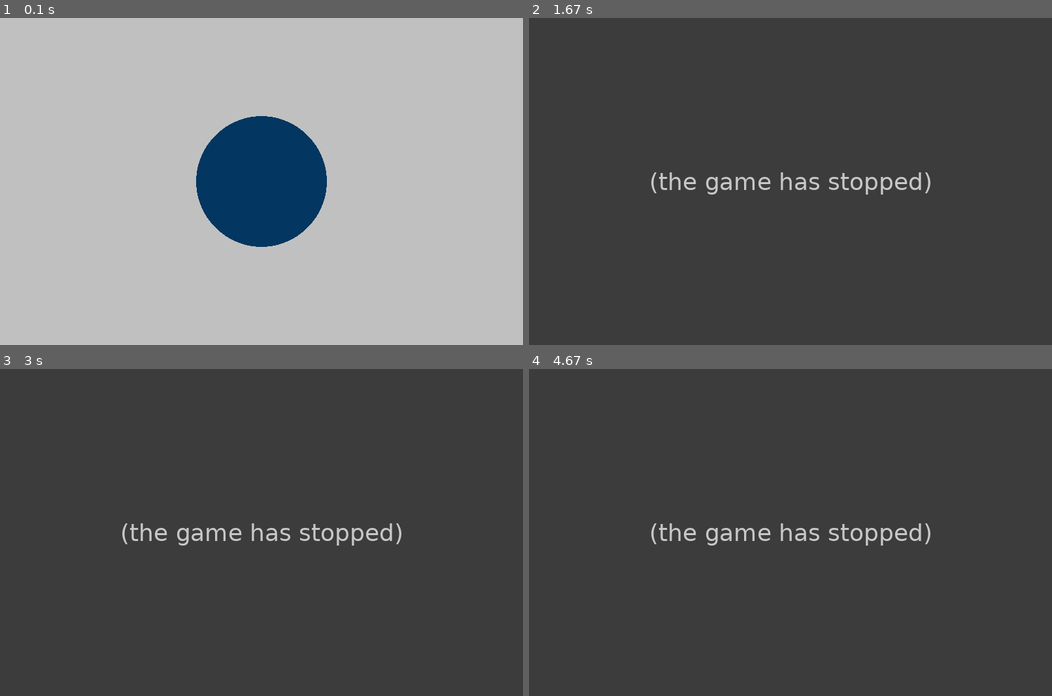
Above: before the commit, frames 1-4 (two rows, left to right).
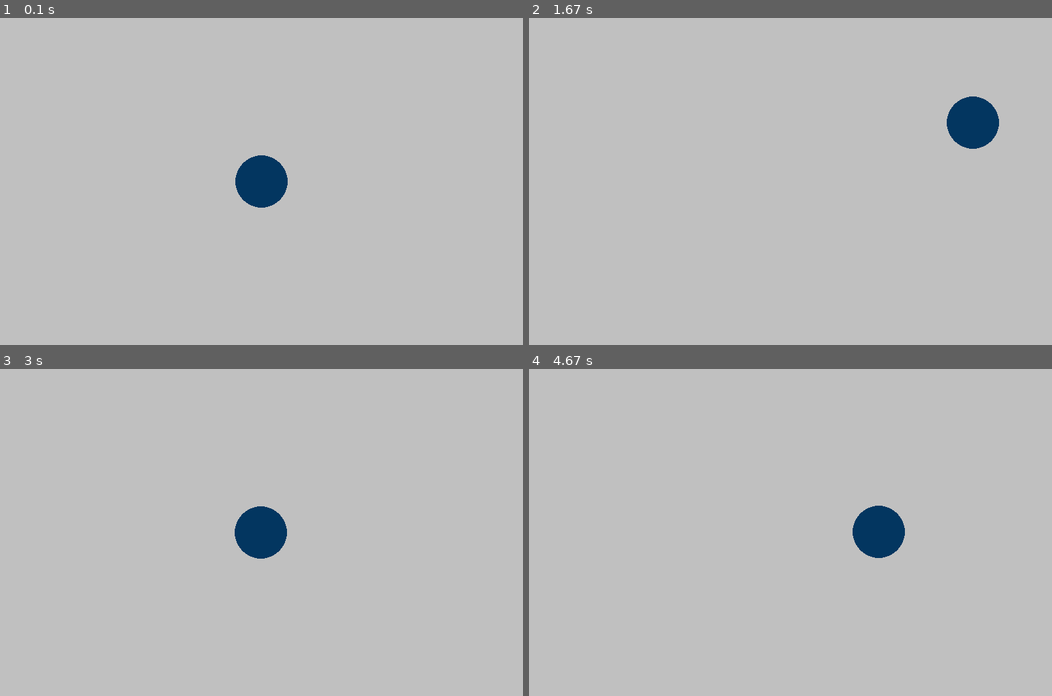
Above: after the commit, the same moments.

Repository: flatplanet/PyGame-Youtube-Tutorial
Game: pygame game, started from game.py
The game is run twice, just before and just after one commit, with the same random seed, the same clock (stepped at 60 frames per second) and the same inputs.
Inputs:
- Up to frame 1 (0.1 s): no input
- Up to frame 2 (1.67 s): hold Right 0.33-0.8 s; hold Up 0.83-1.13 s; hold Right 1.17-1.63 s
- Up to frame 3 (3 s): hold Left 1.67-2.2 s; hold Down 2.23-2.53 s; hold Left 2.57-2.97 s
- Up to frame 4 (4.67 s): hold Up 3-3.37 s; hold Right 3.4-4.03 s; hold Down 4.07-4.43 s; hold Left from 4.47 s (still down)

The runs differ from the first frame. In frame 1, 6.6% of the frame differs, in the area x 37-63%, y 30-70%; in frame 2, 99%; in frame 3, 99%; in frame 4, 99%, in the area x 0-100%, y 0-100%.
Before the commit the program exited at 0.85 s; later frames show no game.

Commit message:
Initial Commit

Diff:
--- a/game.py
+++ b/game.py
@@ -23,12 +23,11 @@
 	screen.fill("silver")
 
 	# RENDER OUR GAME HERE
-	pygame.draw.circle(screen, "#033660", player_pos, 100)
+	pygame.draw.circle(screen, "#033660", player_pos, 40)
 
 	# Move our circle
 	keys = pygame.key.get_pressed()
 	if keys[pygame.K_UP]:
-		running = False
 		player_pos.y -= 300 * dt
 	if keys[pygame.K_DOWN]:
 		player_pos.y += 300 * dt
